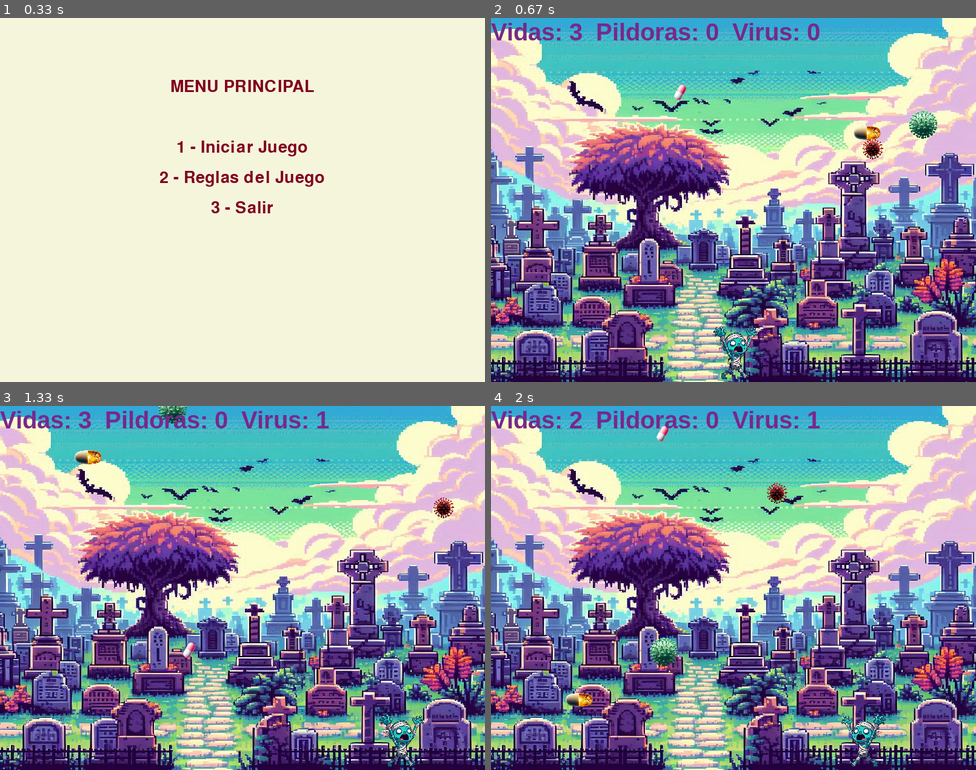
Above: before the commit, frames 1-4 (two rows, left to right).
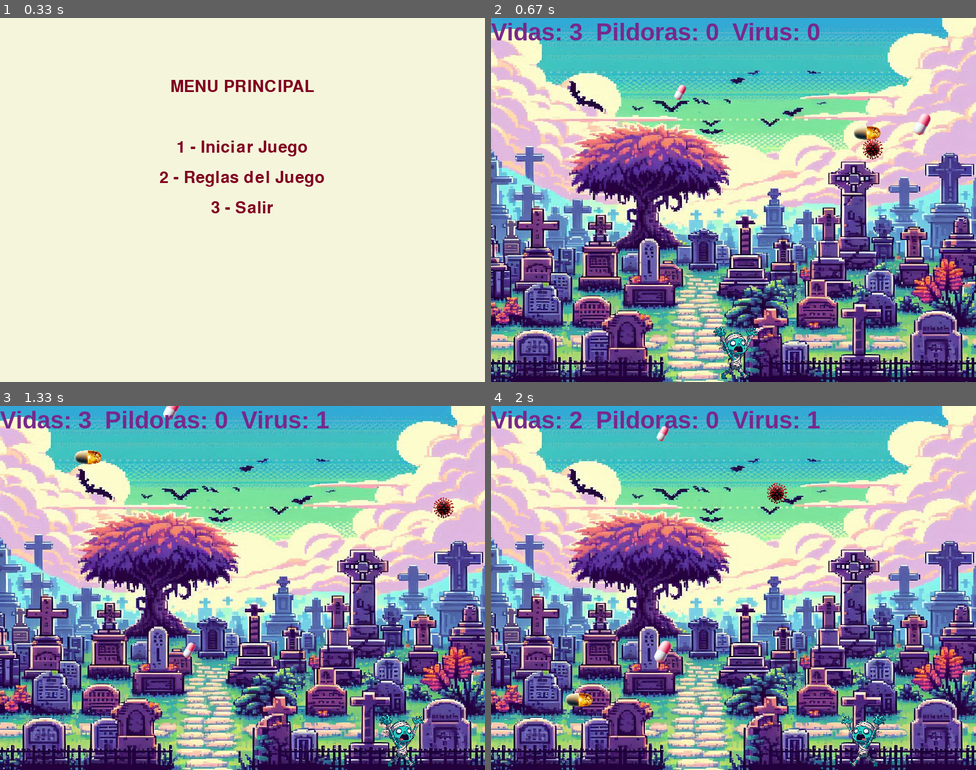
Above: after the commit, the same moments.

Repository: VictoriaCema/Pygame_2doParcial
Game: pygame game, started from main_juego.py
Two runs of this game, one before a commit and one after it. Both use one fixed random seed, a clock stepped at 60 frames per second and the inputs below.
Inputs:
- Up to frame 1 (0.33 s): no input
- Up to frame 2 (0.67 s): tap 1 at 0.33 s
- Up to frame 3 (1.33 s): hold Right 0.67-1.13 s; hold Right from 1.17 s (still down)
- Up to frame 4 (2 s): release Right at 1.63 s; hold Left from 1.67 s (still down)

Frame 1 is identical in both runs. In frame 2, 0.3% of the frame differs, in the area x 86-92%, y 25-34%; in frame 3, 0.2%; in frame 4, 0.3%.

Commit message:
juego osom

Diff:
--- a/funciones.py
+++ b/funciones.py
@@ -37,7 +37,8 @@
     if rect_personaje.colliderect(rect_virual_mortal):
         sonido_virus.play()
         estado_jugador["vidas"] -= 1
-        print(f"¡Virus mortal tocado, pierdes una vida, vidas restandtes {estado_jugador["vidas"]}! ")
+        #print(f"¡Pildora salvadora tocada, ganaste una vida, vidas acumuladas: {estado_jugador['vidas']}!")
+
         # Reiniciar la posición del virus
         x_virus_mortal = random.randint(0, medidas_ventana[0] - rect_virual_mortal.width)
         y_virus_mortal = - rect_virual_mortal.height
@@ -49,7 +50,7 @@
     if rect_personaje.colliderect(rect_pildora_salvadora):
         sonido_pildora.play()
         estado_jugador["vidas"] += 1
-        print(f"¡Pildora salvadora tocada, ganaste una vida, vidas acumuladas: {estado_jugador["vidas"]}!")
+        #print(f"¡Pildora salvadora tocada, ganaste una vida, vidas acumuladas: {estado_jugador["vidas"]}!")
         x_pildora_salvadora = random.randint(0, medidas_ventana[0] - rect_pildora_salvadora.width)
         y_pildora_salvadora = - rect_pildora_salvadora.height
         return x_pildora_salvadora, y_pildora_salvadora, True
--- a/main_juego.py
+++ b/main_juego.py
@@ -9,7 +9,7 @@
 pygame.mixer.init()
 
 reloj = pygame.time.Clock()
-#reproducir_musica("C:/Users/Victoria/Desktop/SomvicksPygame/musica.mp3")
+reproducir_musica("C:/Users/byawe/OneDrive/Escritorio/pygame parcial/Pygame_2doParcial/musica.mp3")
 
 nombre = "Somvicks"
 pygame.display.set_caption(nombre)
--- a/variables.py
+++ b/variables.py
@@ -19,39 +19,39 @@
 print(estado_jugador)
 
 # Carga del Somvicks!! <3
-somvicks = pygame.image.load("C:/Users/Victoria/Desktop/SomvicksPygame/pequeñoSomvicksD.png")
+somvicks = pygame.image.load("C:/Users/byawe/OneDrive/Escritorio/pygame parcial/Pygame_2doParcial/pequeñoSomvicksD.png")
 # Achicar a Somvicks
 ancho_somvicks, alto_somvicks = 100, 100
-somvicks_D = pygame.transform.scale((pygame.image.load("C:/Users/Victoria/Desktop/SomvicksPygame/pequeñoSomvicksD.png")), (ancho_somvicks, alto_somvicks))
-somvicks_I = pygame.transform.scale((pygame.image.load("C:/Users/Victoria/Desktop/SomvicksPygame/pequeñoSomvicksI.png")), (ancho_somvicks, alto_somvicks))
+somvicks_D = pygame.transform.scale((pygame.image.load("C:/Users/byawe/OneDrive/Escritorio/pygame parcial/Pygame_2doParcial/pequeñoSomvicksD.png")), (ancho_somvicks, alto_somvicks))
+somvicks_I = pygame.transform.scale((pygame.image.load("C:/Users/byawe/OneDrive/Escritorio/pygame parcial/Pygame_2doParcial/pequeñoSomvicksI.png")), (ancho_somvicks, alto_somvicks))
 
 # Estas variables guardan los datos de la pildora
-pildora = pygame.image.load("C:/Users/Victoria/Desktop/SomvicksPygame/pildora.png")
+pildora = pygame.image.load("C:/Users/byawe/OneDrive/Escritorio/pygame parcial/Pygame_2doParcial/pildora.png")
 ancho_pildora, alto_pildora = 35, 35
 pildora = pygame.transform.scale(pildora, (ancho_pildora, alto_pildora))
 
 # Estas variables guardan los datos del virus verde
-virus = pygame.image.load("C:/Users/Victoria/Desktop/SomvicksPygame/virus.png")
+virus = pygame.image.load("C:/Users/byawe/OneDrive/Escritorio/pygame parcial/Pygame_2doParcial/pildora.png")
 ancho_virus, alto_virus = 50, 50
 virus = pygame.transform.scale(virus, (ancho_virus, alto_virus))
 
 #Estas variables guardan el virus mortal
-virus_mortal = pygame.transform.scale(pygame.image.load("C:/Users/Victoria/Desktop/SomvicksPygame/virus1.png"), (ancho_virus, alto_virus))
+virus_mortal = pygame.transform.scale(pygame.image.load("C:/Users/byawe/OneDrive/Escritorio/pygame parcial/Pygame_2doParcial/virus1.png"), (ancho_virus, alto_virus))
 
 #Estas variables guardan la pildora salvadora
 ancho_pildora_salvadora, alto_pildora_salvadora = 50, 50
-pildora_salvadora = pygame.transform.scale(pygame.image.load("C:/Users/Victoria/Desktop/SomvicksPygame/pildora_salvadora.png"), (alto_pildora_salvadora, ancho_pildora_salvadora))
+pildora_salvadora = pygame.transform.scale(pygame.image.load("C:/Users/byawe/OneDrive/Escritorio/pygame parcial/Pygame_2doParcial/pildora_salvadora.png"), (alto_pildora_salvadora, ancho_pildora_salvadora))
 
 # Fondo
-imagen_fondo = pygame.image.load("C:/Users/Victoria/Desktop/SomvicksPygame/fondo2.png")
+imagen_fondo = pygame.image.load("C:/Users/byawe/OneDrive/Escritorio/pygame parcial/Pygame_2doParcial/fondo2.png")
 imagen_fondo = pygame.transform.scale(imagen_fondo, medidas_ventana)
 
 # estas variables guardan la imagen que aparece cuando perdes
-game_over_img = pygame.image.load("C:/Users/Victoria/Desktop/SomvicksPygame/gameover.png")
+game_over_img = pygame.image.load("C:/Users/byawe/OneDrive/Escritorio/pygame parcial/Pygame_2doParcial/gameover.png")
 game_over_img = pygame.transform.scale(game_over_img, (700, 500))
 
-# Estas variables pertenece a la imagen que aparece cuanod ganas
-ganaste_img = pygame.image.load("C:/Users/Victoria/Desktop/SomvicksPygame/ganaste.png")
+# Estas variables pertenece a la imagen que aparece cuando ganas
+ganaste_img = pygame.image.load("C:/Users/byawe/OneDrive/Escritorio/pygame parcial/Pygame_2doParcial/ganaste.png")
 ganaste_img = pygame.transform.scale(ganaste_img, (700, 500))
 
 
@@ -85,10 +85,10 @@
 resultado = None
 
 # Estas variables guardan el sonido de cada colision y cuando ganas o perdes
-sonido_pildora = pygame.mixer.Sound("C:/Users/Victoria/Desktop/SomvicksPygame/pildora.wav")
-sonido_virus = pygame.mixer.Sound("C:/Users/Victoria/Desktop/SomvicksPygame/virus1.wav")
-sonido_ganar = pygame.mixer.Sound("C:/Users/Victoria/Desktop/SomvicksPygame/ganar.wav")
-sonido_perder = pygame.mixer.Sound("C:/Users/Victoria/Desktop/SomvicksPygame/perder.wav")
+sonido_pildora = pygame.mixer.Sound("C:/Users/byawe/OneDrive/Escritorio/pygame parcial/Pygame_2doParcial/pildora.wav")
+sonido_virus = pygame.mixer.Sound("C:/Users/byawe/OneDrive/Escritorio/pygame parcial/Pygame_2doParcial/virus1.wav")
+sonido_ganar = pygame.mixer.Sound("C:/Users/byawe/OneDrive/Escritorio/pygame parcial/Pygame_2doParcial/ganar.wav")
+sonido_perder = pygame.mixer.Sound("C:/Users/byawe/OneDrive/Escritorio/pygame parcial/Pygame_2doParcial/perder.wav")
 
 #texto del ranking del jugador
 texto = f"Vidas: {estado_jugador['vidas']}  Pildoras: {estado_jugador['pildoras']}  Virus: {estado_jugador['virus']}"
